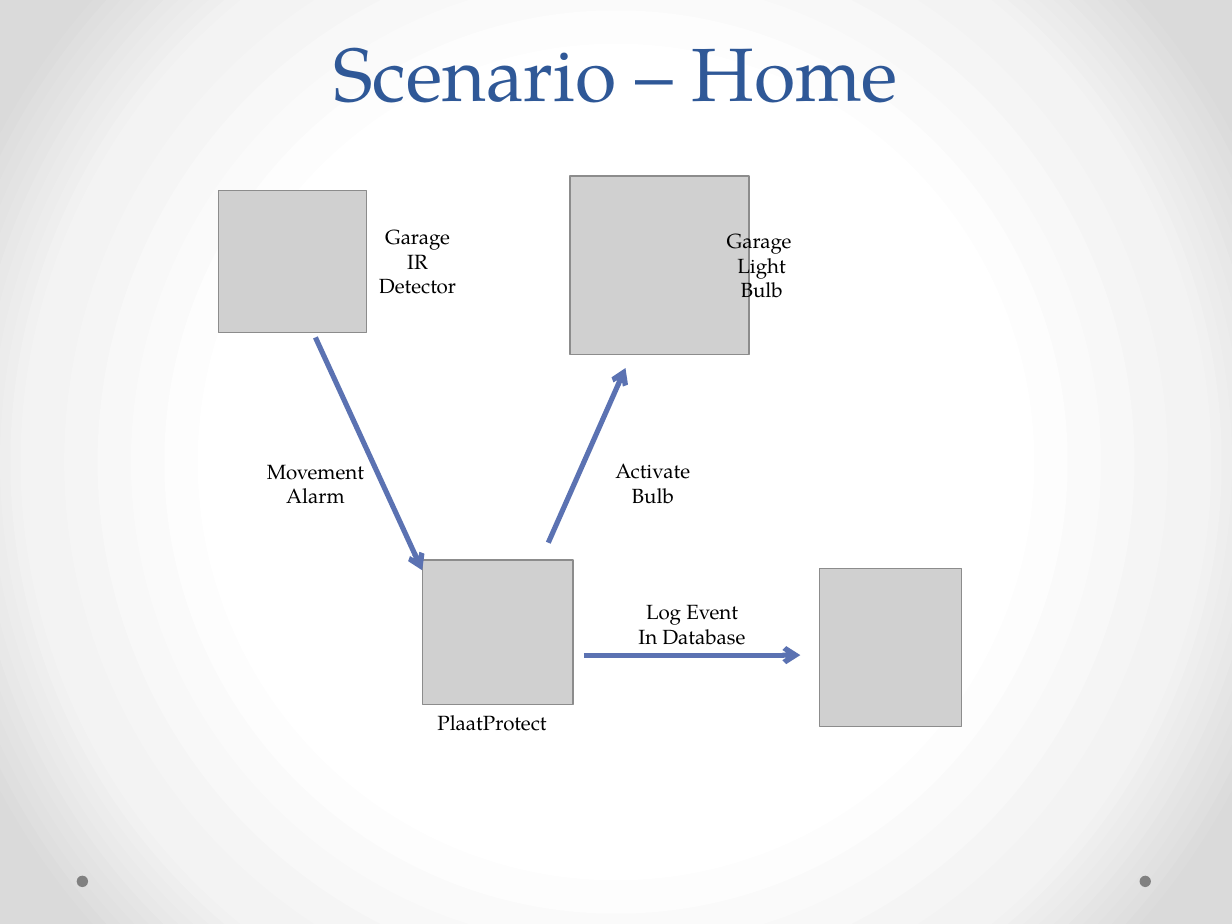
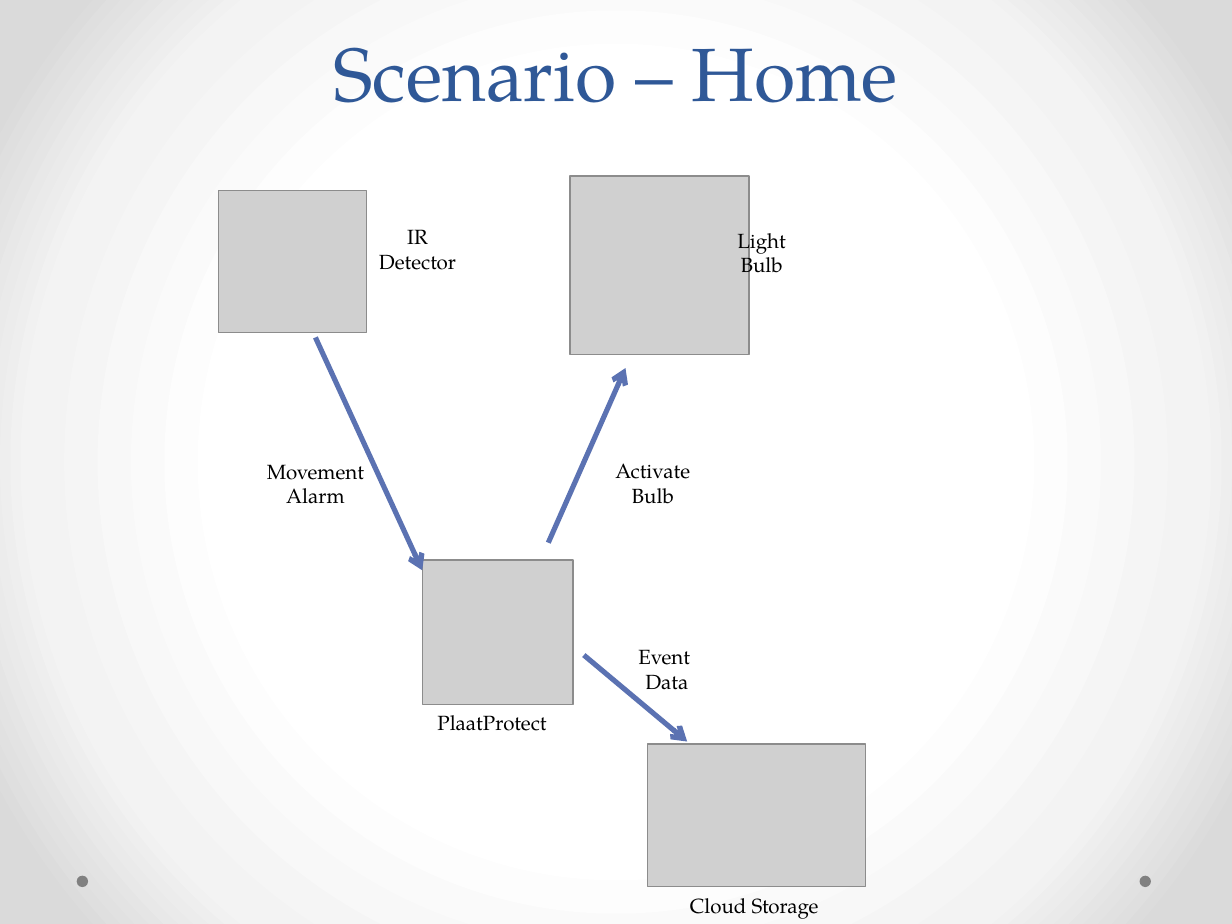
Before and after one commit to plaatsoft/plaatprotect, a slide deck: slide 9 of doc/ppt/PlaatProtect Design.pptx. Drawn at 1232x924 pixels with LibreOffice and Linux fonts; fonts in the diff are those of the drawing; grey boxes stand for pictures. Boxes give left, top, right and bottom in pixels: in the first picture for what was removed or moved away, otherwise in the second. Text is boxed around its words. In the diff, an @@ line names an element or a change of style, - is before the commit and + after.

```diff
--- a/doc/ppt/PlaatProtect Design.pptx
+++ b/doc/ppt/PlaatProtect Design.pptx
@@ text at bbox=[385, 229, 450, 250]: paragraph removed @@
-Garage
@@ text at bbox=[727, 227, 792, 256]: paragraph removed @@
-Garage
@@ picture removed at bbox=[819, 569, 961, 727] @@
@@ arrow moved from (584, 655) - (801, 655) to (584, 655) - (687, 742) @@
@@ text at bbox=[638, 649, 690, 690]: text changed @@
-Log Event
-In Database
+Event
+Data
@@ picture added at bbox=[648, 744, 866, 887] @@
@@ text added at bbox=[690, 898, 819, 919], 12 pt, text #000000 @@
+Cloud Storage
```
Also in this commit, not shown: 2 other slides changed, 3 other files.
